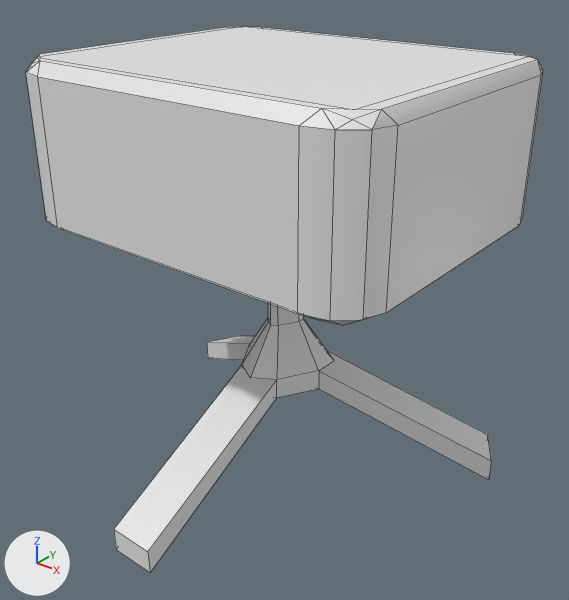
An edit to the FBX model Assets/ArtRes/Map/Office/scene_projector.fbx, drawn before and after from the same camera.
One viewpoint serves both versions: a 50 mm camera at (0.728, -0.908, 0.857) aimed at (0.032, -0.038, 0.318). Lighting does not change. The marker at lower left points along +X, +Y and +Z. Mesh edges are drawn as thin lines. Where no turn or scale is listed for an object, it has been applied to the vertices.

Names of what the first picture shows: 'projector'.
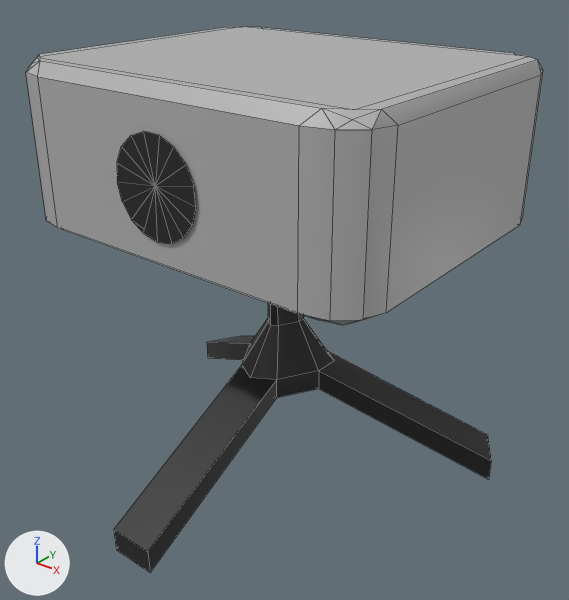
Boxes (x1, y1, x2, y2) around the edits, measured in the pictures (569 x 600 px):
part 1 of me_projector, added (black): after (117, 131, 196, 244)
part 2 of me_projector, recoloured (white to black): (114, 303, 491, 572) in both
part 3 of me_projector, recoloured: (26, 27, 543, 325) in both

Diff of the bpy script that builds the scene:
```diff
--- a/Assets/ArtRes/Map/Office/scene_projector.fbx.py
+++ b/Assets/ArtRes/Map/Office/scene_projector.fbx.py
@@ mat_iron1 @@
+mat_iron1 = principled_material('iron1')
+mat_iron1.base_color = (0.448, 0.448, 0.448)  # grey #b3b3b3
@@ mat_iron @@
+mat_iron = principled_material('iron')
+mat_iron.base_color = (0.0159, 0.0159, 0.0159)  # black #222222
@@ me_projector @@
 # used by ob_projector; location = (0.0, 0.0, 0.0)
-me_projector.from_pydata(...)  # 113 vertices, 116 faces; spans x -0.328..0.328, y -0.357..0.255, z 0.0..0.678
+me_projector.from_pydata(...)  # 132 vertices, 134 faces; spans x -0.328..0.328, y -0.357..0.255, z 0.0..0.678
+# me_projector part 1: a new loose piece of 19 vertices spanning x -0.074..0.071, y -0.259, z 0.475..0.619, in mat_iron (black #222222)
+# me_projector part 2: 42 faces spanning x -0.328..0.328, y -0.357..0.211, z 0.0..0.427 switch from no material to mat_iron (black #222222)
+# me_projector part 3: 74 faces spanning x -0.306..0.306, y -0.255..0.255, z 0.427..0.678 switch from no material to mat_iron1 (grey #b2b2b2)
```
